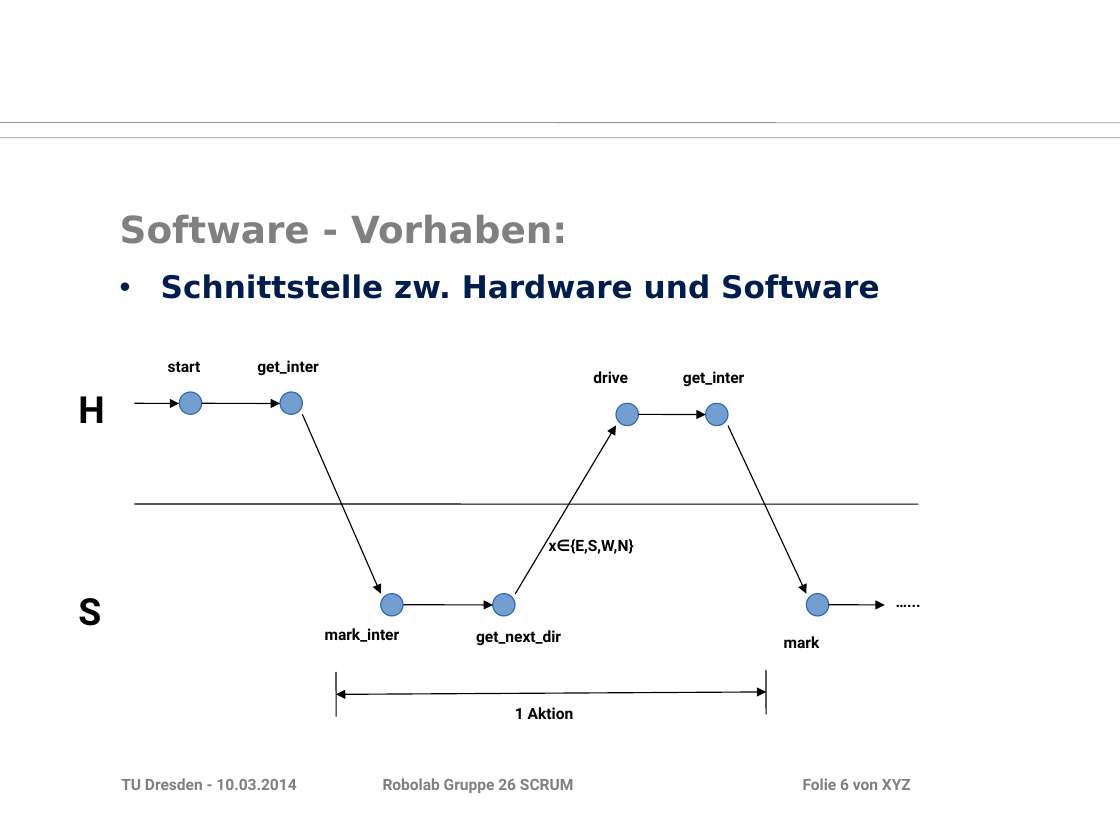
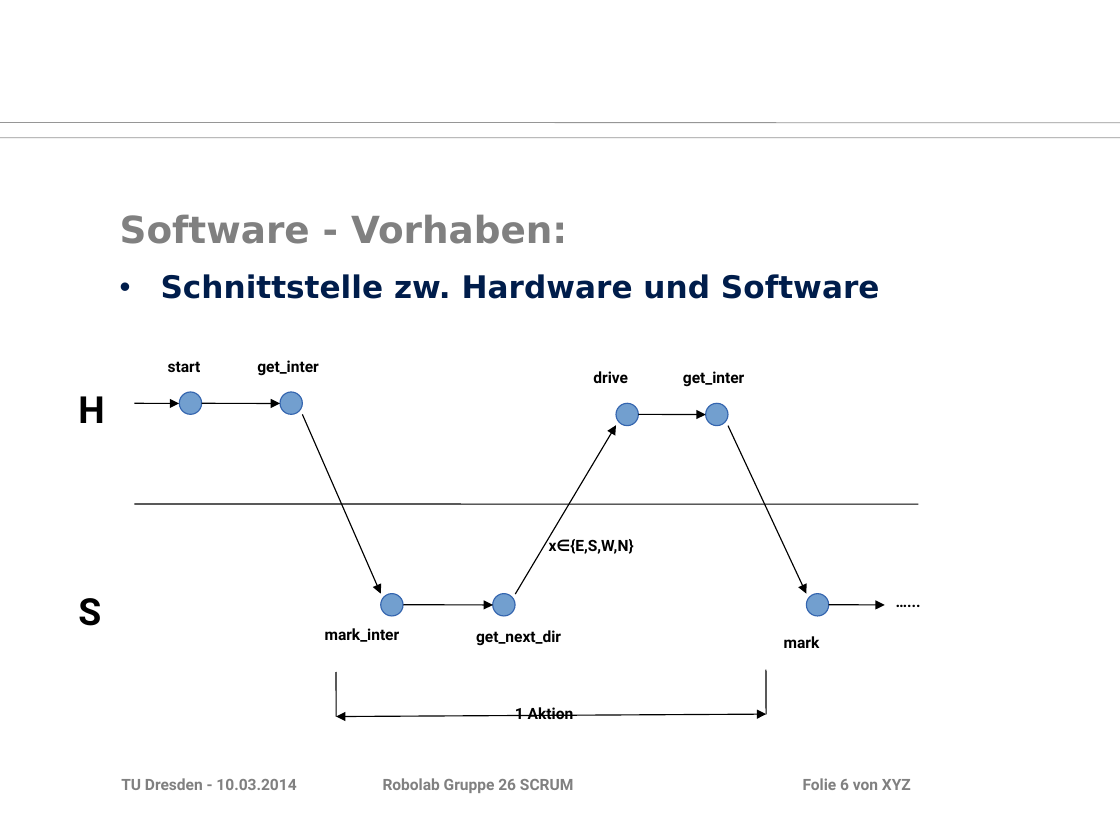
Before and after one commit to MarauderXtreme/robolab-2014, a slide deck: slide 6 of Scrum/scrum-10-03-14.ppt. Drawn at 1120x840 pixels with LibreOffice and Linux fonts; fonts in the diff are those of the drawing; background and template pictures are left out. Boxes give left, top, right and bottom in pixels: in the first picture for what was removed or moved away, otherwise in the second. Text is boxed around its words. In the diff, an @@ line names an element or a change of style, - is before the commit and + after.

```diff
--- a/Scrum/scrum-10-03-14.ppt
+++ b/Scrum/scrum-10-03-14.ppt
@@ text "Schnittstelle zw. Hardware und Software" at (161, 274, 880, 299): indent changed @@
@@ double arrow moved from (336, 694) - (766, 692) to (336, 717) - (766, 715) @@
```
Also in this commit, not shown: 5 other slides changed, 1 slide added.
